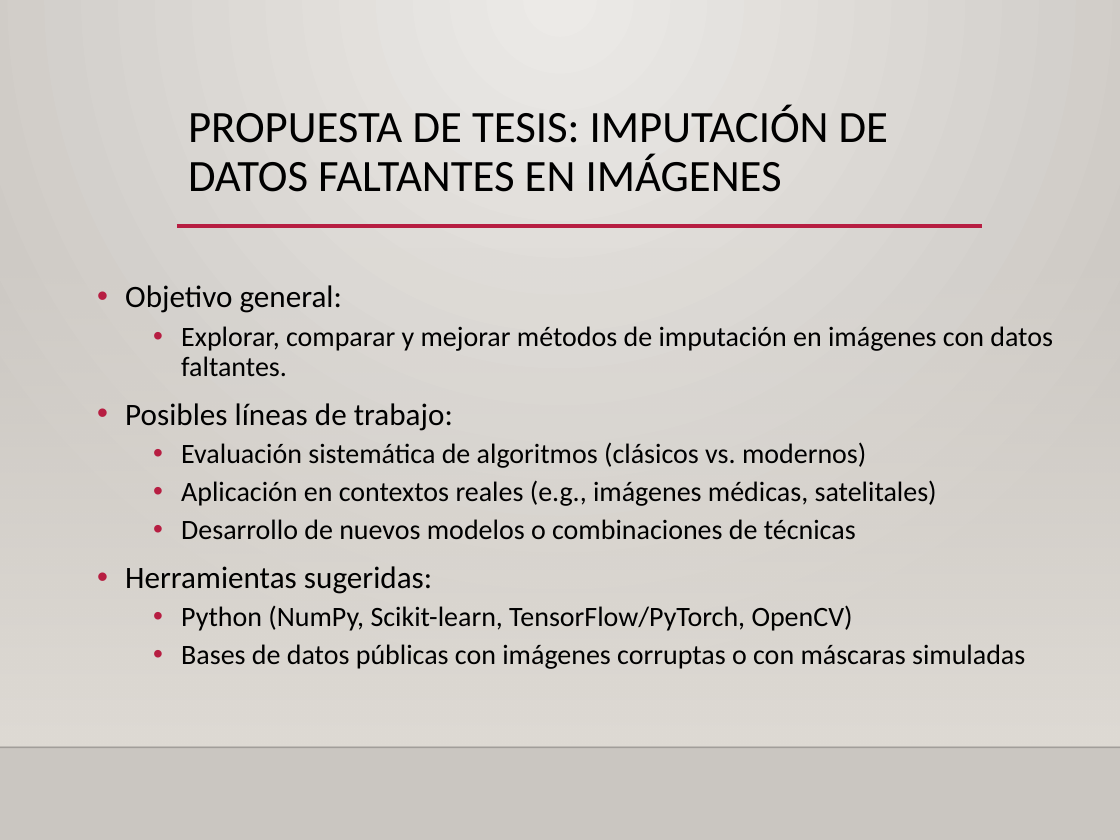
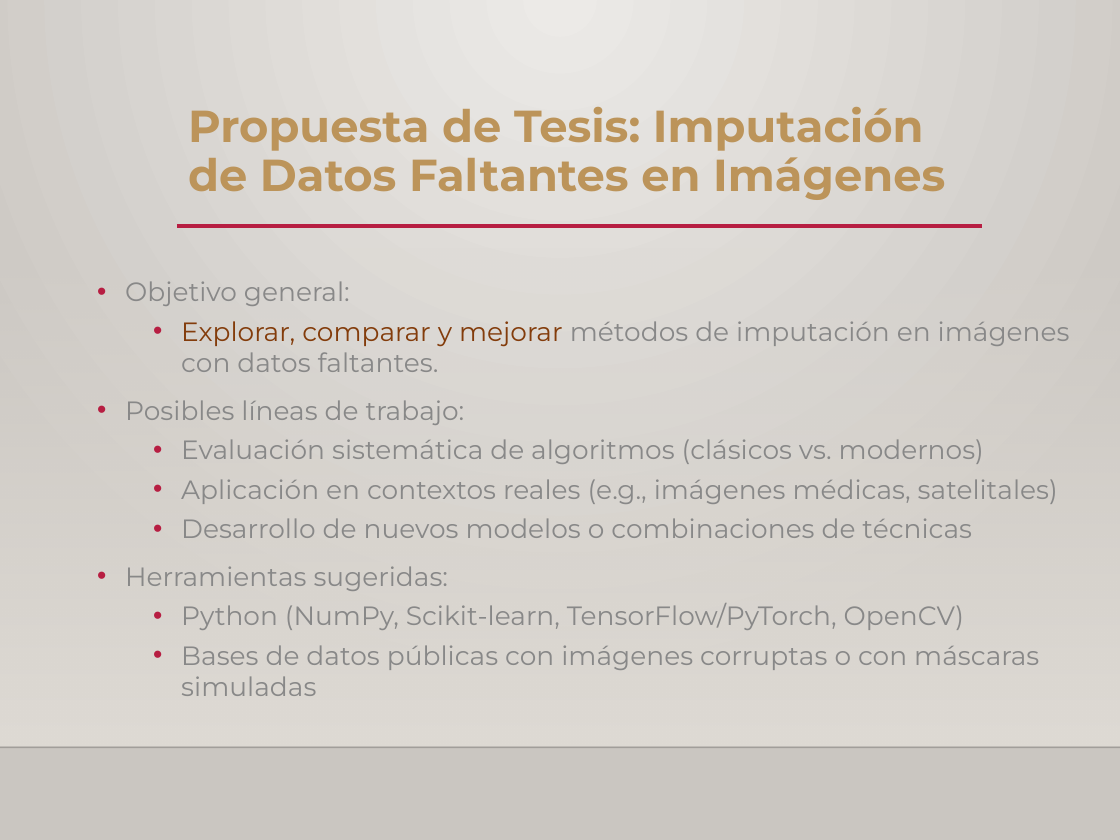
Before and after one commit to NavaSergio/Docencia_varios, a slide deck: slide 7 of SeminarioProyectos1/Presentación SMNM.pptx. Drawn at 1120x840 pixels with LibreOffice and Linux fonts; fonts in the diff are those of the drawing; background and template pictures are left out. Boxes give left, top, right and bottom in pixels: in the first picture for what was removed or moved away, otherwise in the second. Text is boxed around its words. In the diff, an @@ line names an element or a change of style, - is before the commit and + after.

```diff
--- a/SeminarioProyectos1/Presentación SMNM.pptx
+++ b/SeminarioProyectos1/Presentación SMNM.pptx
@@ title at [188, 107, 945, 200]: text changed; font Calibri to Montserrat; text colour #000000 to #BC945A; bold on @@
-PROPUESTA DE TESIS: IMPUTACIÓN DE DATOS FALTANTES EN IMÁGENES
+Propuesta de Tesis: Imputación de Datos Faltantes en Imágenes
@@ text "Objetivo general:" at [125, 281, 1070, 696]: size 20 to 17 pt in "Objetivo general:", "Posibles líneas de trabajo:", "Herramientas sugeridas:"; font Calibri to Montserrat, text colour #000000 to #888888; size 18 to 17 pt in "Explorar, comparar y mejorar métodos de imputación ...", "Evaluación sistemática de algoritmos (clásicos vs. modernos)", "Aplicación en contextos reales (e.g., imágenes médicas, ...", "Desarrollo de nuevos modelos o combinaciones de ..." and 2 more places; text colour #000000 to #833C0B in "Explorar, comparar y mejorar"; line spacing 0.9 to 1 @@
```
Also in this commit, not shown: 5 other slides changed, 17 other files.
